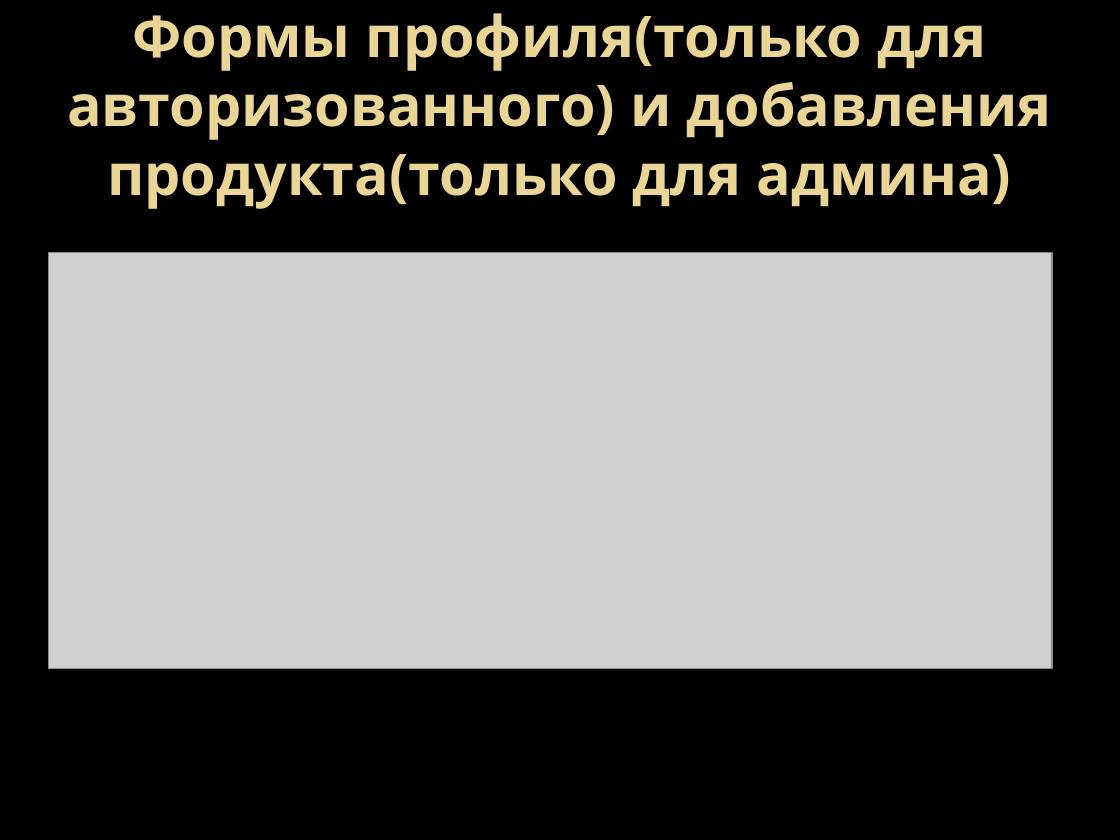
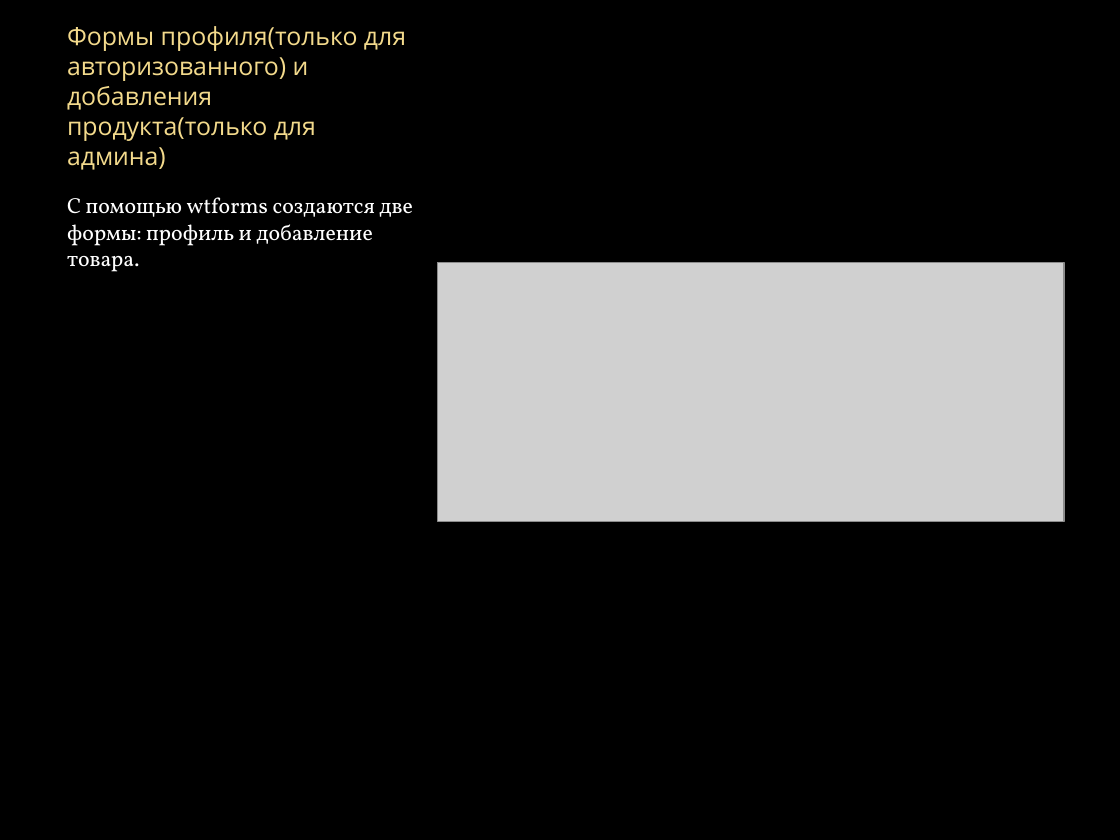
Before and after one commit to Kirill-Kuznetsov-git/online-shop, a slide deck: slide 4 of presentation.pptx. Drawn at 1120x840 pixels with LibreOffice and Linux fonts; fonts in the diff are those of the drawing; grey boxes stand for pictures; background and template pictures are left out. Boxes give left, top, right and bottom in pixels: in the first picture for what was removed or moved away, otherwise in the second. Text is boxed around its words. In the diff, an @@ line names an element or a change of style, - is before the commit and + after.

```diff
--- a/presentation.pptx
+++ b/presentation.pptx
@@ title "Формы профиля(только для авторизованного) и ..." at [67,26,406,170]: size 36.9 to 16 pt, text colour gradient #EAD696 to #E7D081 to #F4DB8C, bold off; alignment centre to left; vertical alignment middle to bottom @@
@@ text added at [67,197,413,272], 14 pt, text #FFFFFF @@
+С помощью wtforms создаются две формы: профиль и добавление товара.
@@ picture: place and size @@
-picture at [48,252,1052,668]
+picture at [438,262,1064,522]
```
Also in this commit, not shown: 1 other slide changed, 7 slides added, 8 slides removed.
